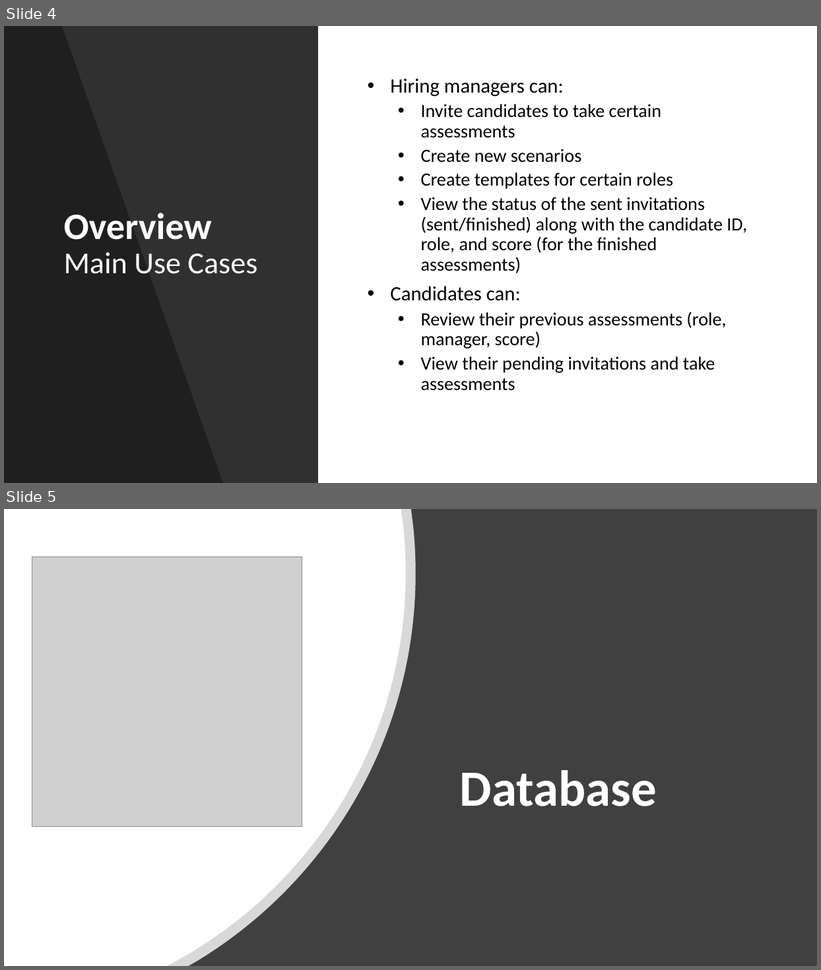
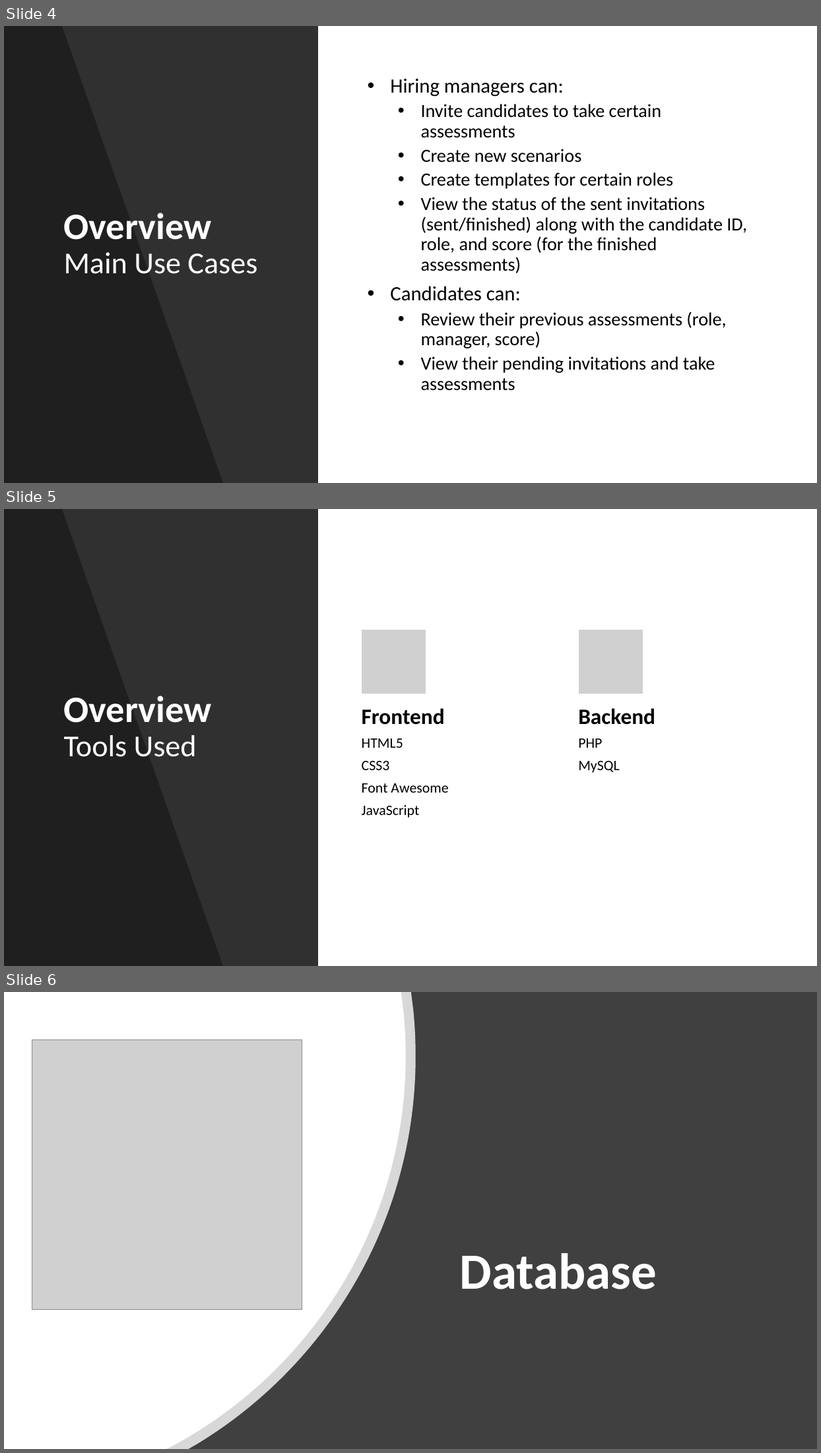
Before and after one commit to Moaaz-Mahmoud/Mini-Hiring-Platform, a slide deck: presentation/presentation.pptx. Shown one above the other, each under a label of ours: slides 4 and 5 before the commit, slides 4, 5 and 6 after it. The pictures are 821x970 and 821x1453 pixels, drawn with LibreOffice and Linux fonts; fonts in the diff are those of the drawing; grey boxes stand for pictures. Boxes give left, top, right and bottom in pixels: in the first picture for what was removed or moved away, otherwise in the second. Text is boxed around its words. In the diff, an @@ line names an element or a change of style, - is before the commit and + after.

```diff
--- a/presentation/presentation.pptx
+++ b/presentation/presentation.pptx
@@ slide 5 added at [4, 509, 817, 966], background #FFFFFF @@
@@ rectangle added at [4, 509, 318, 966], fill #000000 at 81% opacity @@
@@ freeform shape added at [4, 509, 223, 966], fill #000000 at 35% opacity @@
@@ title added at [64, 696, 212, 757], 36 pt, text #FFFFFF @@
+Overview
+Tools Used
@@ group added at [362, 630, 655, 818]: 4 texts, 2 pictures @@
+Frontend
+HTML5
+CSS3
+Font Awesome
+JavaScript
+Backend
+PHP
+MySQL
@@ what was slide 5 is now slide 6 @@
```
Also in this commit, not shown: 1 slide changed, 7 other slides added, 2 slides removed, 12 other files.
